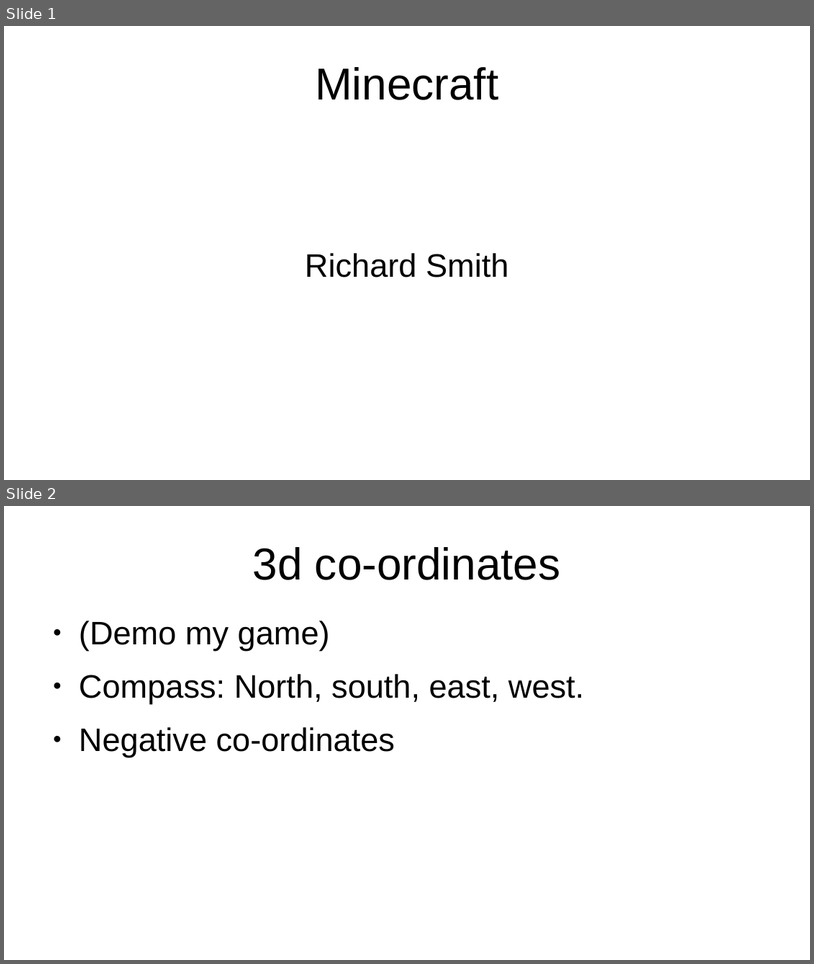
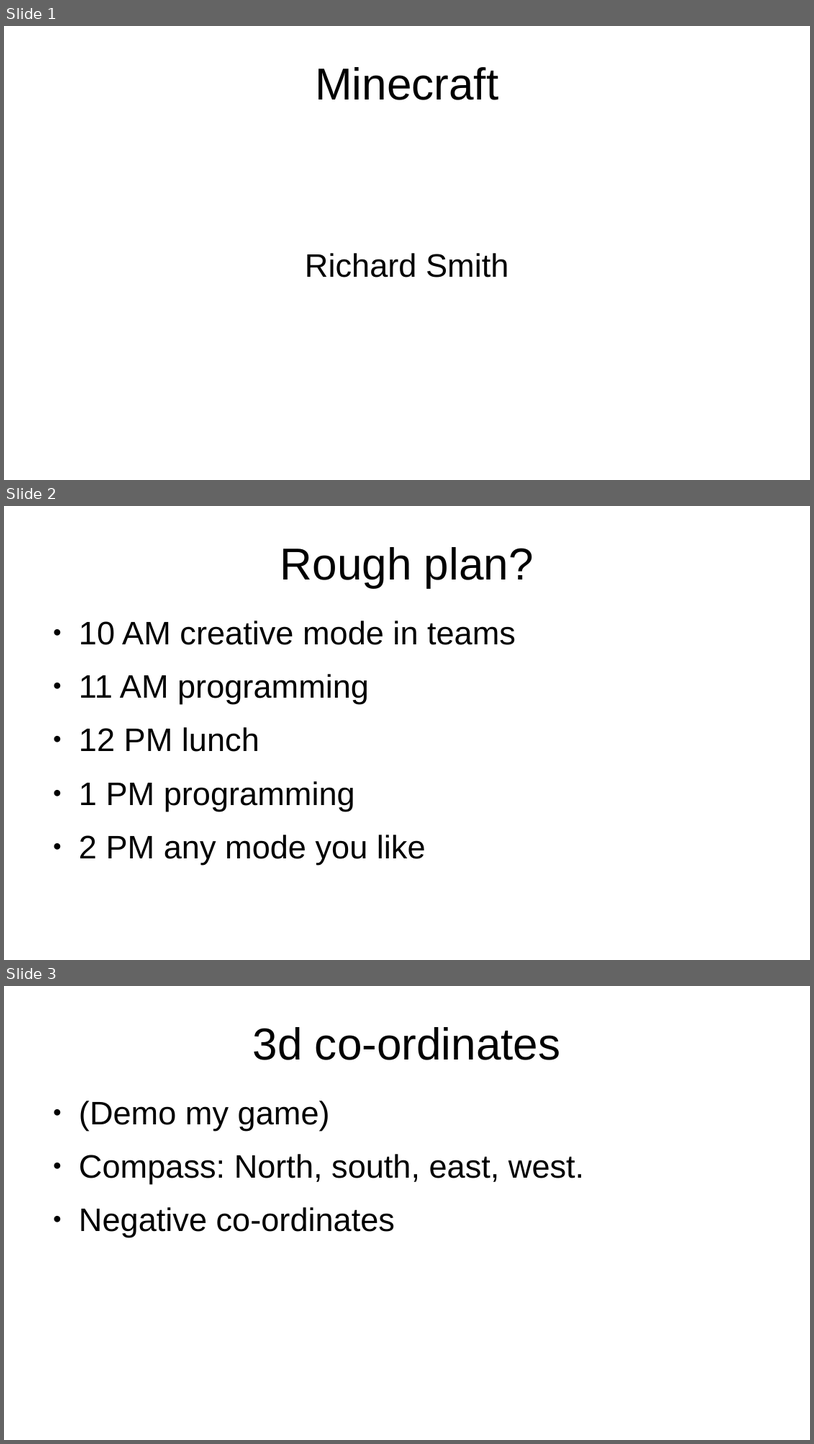
Before and after one commit to electronstudio/coderdojo-python, a slide deck: minecraft/minecraft.odp. Shown one above the other, each under a label of ours: slides 1 and 2 before the commit, slides 1, 2 and 3 after it. The pictures are 814x964 and 814x1444 pixels, drawn with LibreOffice and Linux fonts; fonts in the diff are those of the drawing. Boxes give left, top, right and bottom in pixels: in the first picture for what was removed or moved away, otherwise in the second. Text is boxed around its words. In the diff, an @@ line names an element or a change of style, - is before the commit and + after.

```diff
--- a/minecraft/minecraft.odp
+++ b/minecraft/minecraft.odp
@@ slide 2 added at (4, 506, 810, 960), background #FFFFFF @@
@@ title added at (280, 547, 534, 587), 44 pt, text #000000 @@
+Rough plan?
@@ text added at (79, 620, 516, 864), 32 pt, text #000000 @@
+● 10 AM creative mode in teams
+● 11 AM programming
+● 12 PM lunch
+● 1 PM programming
+● 2 PM any mode you like
@@ what was slide 2 is now slide 3 @@
```
Also in this commit, not shown: 1 other file.
